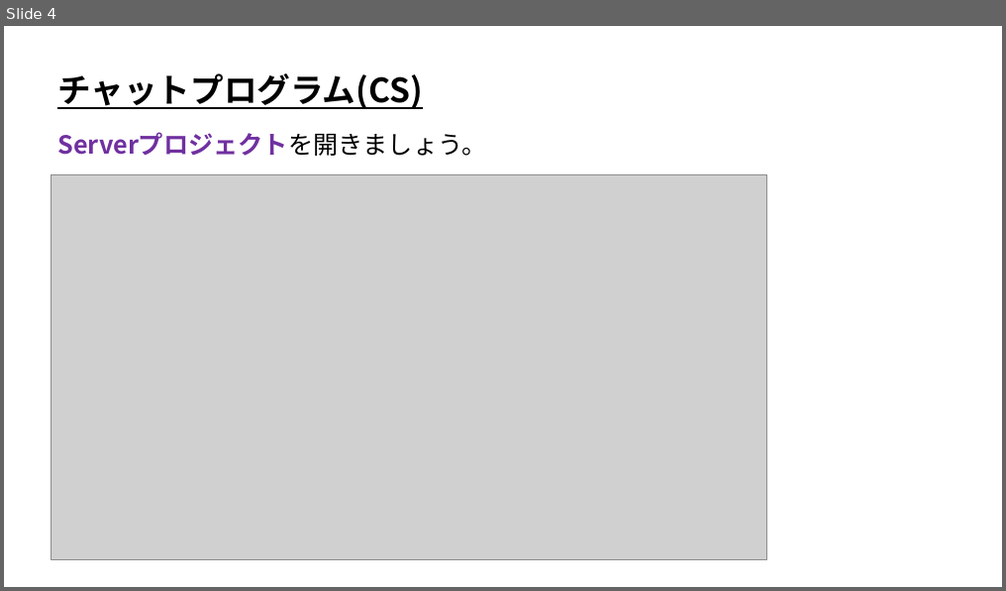
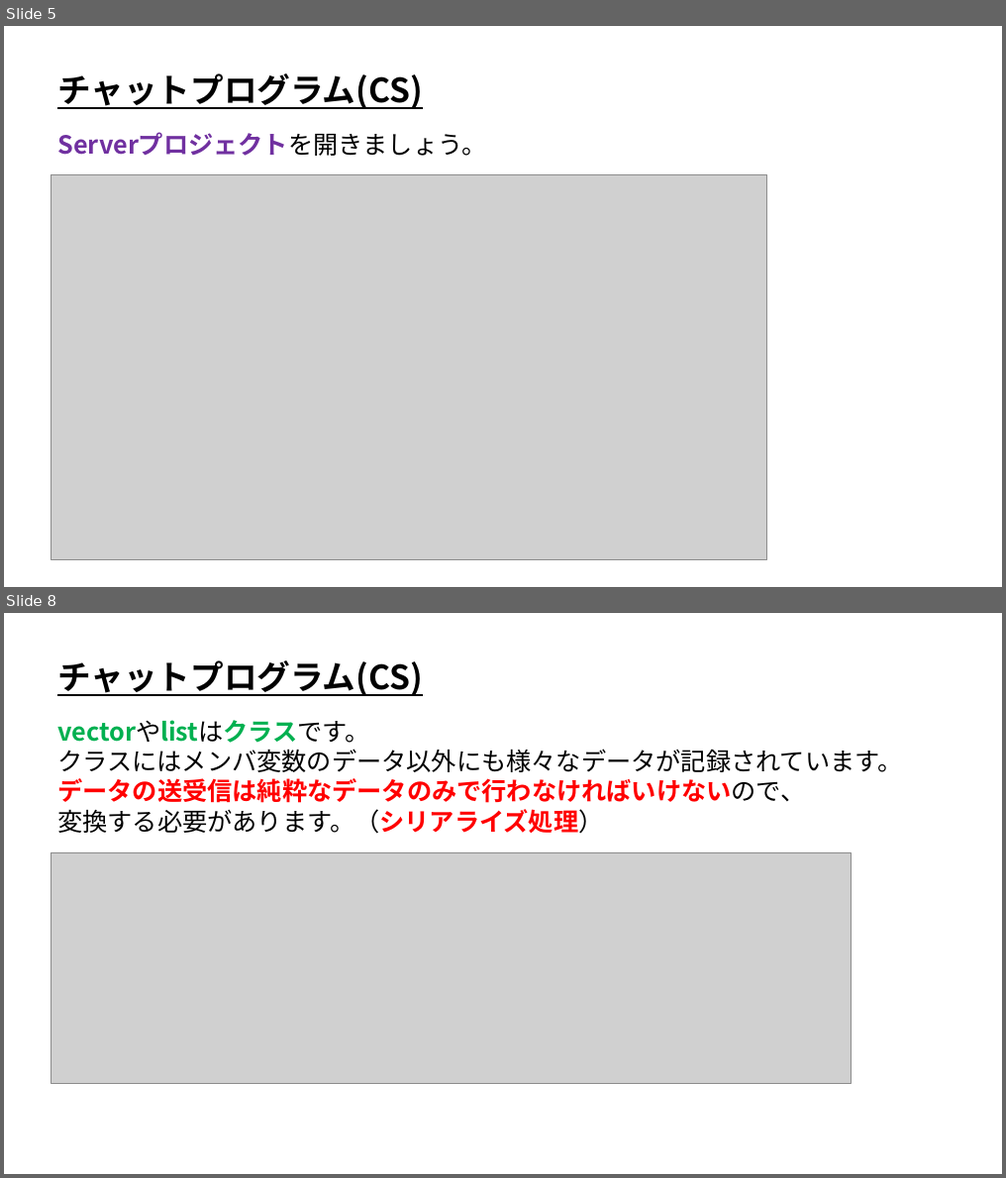
Before and after one commit to ArakiYusuke-Ohara/Textbook, a slide deck: ゲーム科3年/00_前期/オンラインゲームプログラミングⅠ/05_チャットプログラム(CS).pptx. Shown one above the other, each under a label of ours: slide 4 before the commit, slides 5 and 8 after it; the slides between them are not shown. The pictures are 1006x591 and 1006x1178 pixels, drawn with LibreOffice and Linux fonts; fonts in the diff are those of the drawing; grey boxes stand for pictures. Boxes give left, top, right and bottom in pixels: in the first picture for what was removed or moved away, otherwise in the second. Text is boxed around its words. In the diff, an @@ line names an element or a change of style, - is before the commit and + after.

Commit message:
チャットプログラムCS完成

```diff
--- a/ゲーム科3年/00_前期/オンラインゲームプログラミングⅠ/05_チャットプログラム(CS).pptx
+++ b/ゲーム科3年/00_前期/オンラインゲームプログラミングⅠ/05_チャットプログラム(CS).pptx
@@ slide 8 added at (x1=4, y1=613, x2=1002, y2=1174), background #FFFFFF @@
@@ text added at (x1=57, y1=661, x2=423, y2=696), 32 pt, text #000000, bold, underline @@
+チャットプログラム(CS)
@@ text added at (x1=57, y1=720, x2=902, y2=834), 24 pt, text #000000 @@
+vectorやlistはクラスです。
+クラスにはメンバ変数のデータ以外にも様々なデータが記録されています。
+データの送受信は純粋なデータのみで行わなければいけないので、
+変換する必要があります。（シリアライズ処理）
@@ picture added at (x1=51, y1=853, x2=851, y2=1083) @@
@@ what was slide 4 is now slide 5 @@
```
Also in this commit, not shown: 1 slide changed, 6 other slides added.
